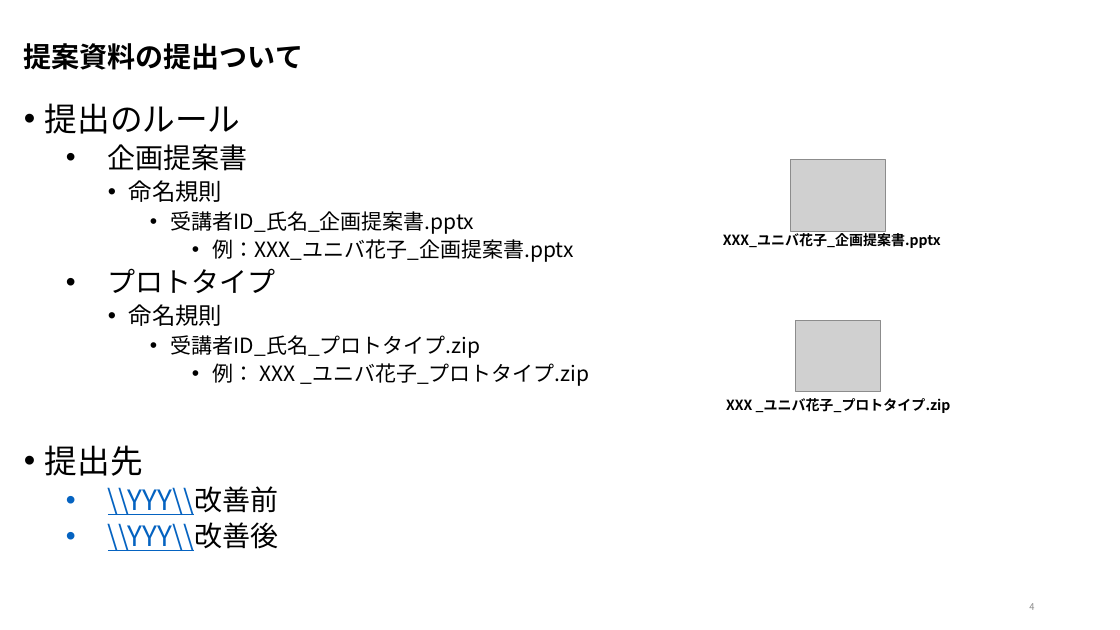
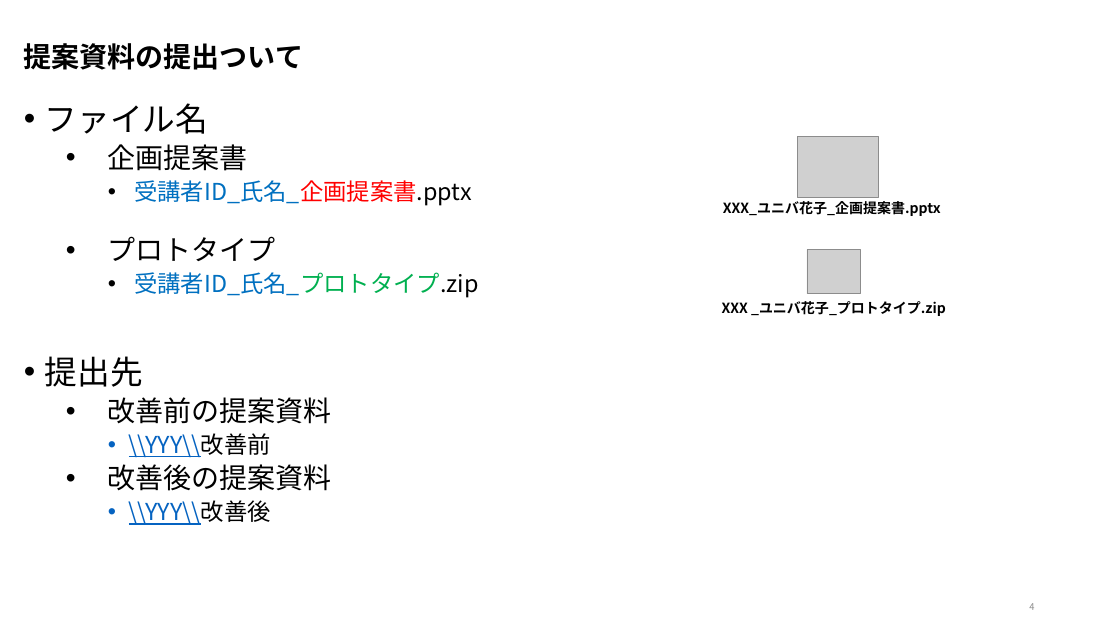
Before and after one commit to nishida2073/ai_navive, a slide deck: slide 4 of 00_オリエンテーション/【AI Native研修-提案】研修の概要.pptx. Drawn at 1120x630 pixels with LibreOffice and Linux fonts; fonts in the diff are those of the drawing; grey boxes stand for pictures. Boxes give left, top, right and bottom in pixels: in the first picture for what was removed or moved away, otherwise in the second. Text is boxed around its words. In the diff, an @@ line names an element or a change of style, - is before the commit and + after.

```diff
--- a/00_オリエンテーション/【AI Native研修-提案】研修の概要.pptx
+++ b/00_オリエンテーション/【AI Native研修-提案】研修の概要.pptx
@@ text at [45, 103, 208, 134]: text changed @@
-• 提出のルール
+• ファイル名
@@ picture: place and size @@
-picture at [791, 160, 886, 231]
+picture at [798, 137, 879, 197]
@@ text at [129, 180, 222, 202]: paragraph removed @@
-    • 命名規則
@@ text at [129, 180, 479, 525]: size 18 to 20 pt, text colour #000000 to #0070C0 in "受講者ID_氏名_企画提案書.pptx", "受講者ID_氏名_プロトタイプ.zip"; text colour #000000 to #FF0000 in "受講者ID_氏名_企画提案書.pptx"; text colour #000000 to #00B050 in "受講者ID_氏名_プロトタイプ.zip"; size 24 to 20 pt in "\\YYY\\改善前", "\\YYY\\改善後"; list level 4 to 3 in "受講者ID_氏名_企画提案書.pptx"; list level 4 to 3 in "受講者ID_氏名_プロトタイプ.zip"; list level 2 to 3 in "\\YYY\\改善前"; list level 2 to 3 in "\\YYY\\改善後" @@
@@ text "XXX_ユニバ花子_企画提案書.pptx": place and size @@
-text "XXX_ユニバ花子_企画提案書.pptx" at [723, 231, 941, 248]
+text "XXX_ユニバ花子_企画提案書.pptx" at [723, 201, 941, 216]
@@ text at [213, 239, 574, 262]: paragraph removed @@
-        • 例：XXX_ユニバ花子_企画提案書.pptx
@@ picture: place and size @@
-picture at [796, 320, 881, 392]
+picture at [807, 250, 860, 294]
@@ text "XXX _ユニバ花子_プロトタイプ.zip": place and size @@
-text "XXX _ユニバ花子_プロトタイプ.zip" at [726, 398, 951, 413]
+text "XXX _ユニバ花子_プロトタイプ.zip" at [722, 301, 946, 316]
@@ text at [129, 304, 222, 326]: paragraph removed @@
-    • 命名規則
@@ text at [213, 363, 589, 386]: paragraph removed @@
-        • 例： XXX _ユニバ花子_プロトタイプ.zip
@@ text at [108, 397, 332, 424]: paragraph added @@
+  • 改善前の提案資料
@@ text at [108, 464, 332, 491]: paragraph added @@
+  • 改善後の提案資料
```
Also in this commit, not shown: 1 other slide changed, 1 other file.
